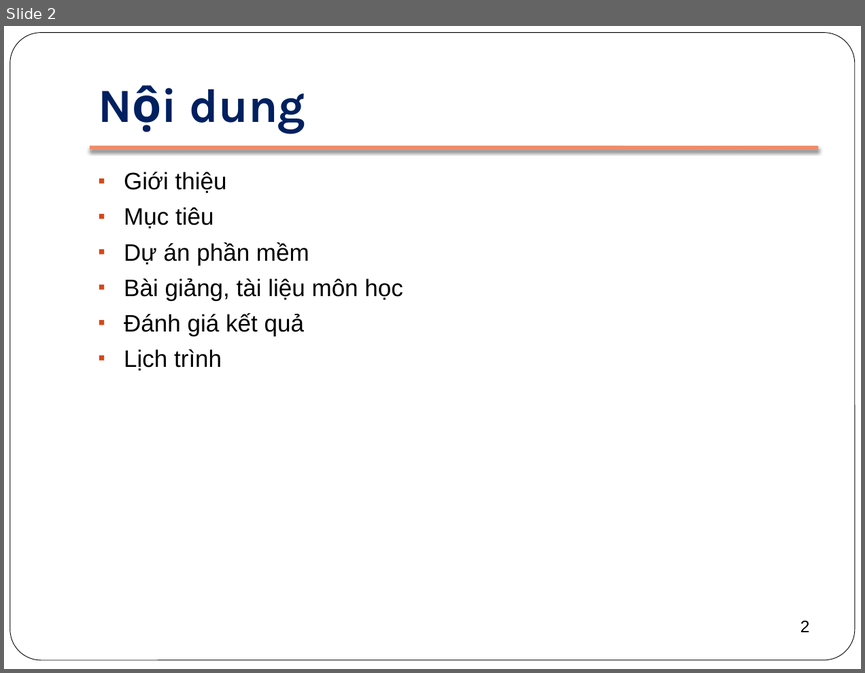
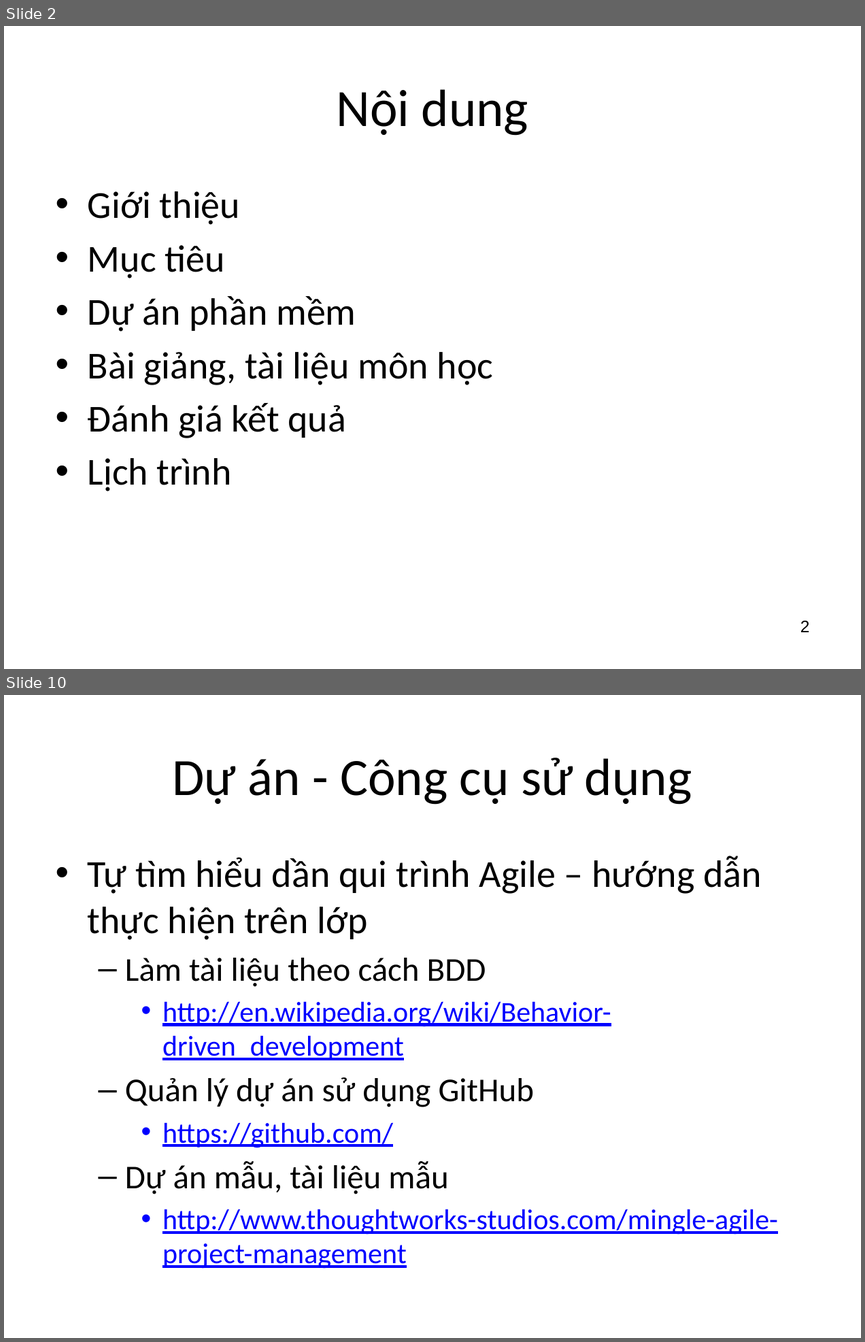
Before and after one commit to BachPhiLong/SE2013, a slide deck: 00-Course Info.pptx. Shown one above the other, each under a label of ours: slide 2 before the commit, slides 2 and 10 after it; the slides between them are not shown. The pictures are 865x673 and 865x1342 pixels, drawn with LibreOffice and Linux fonts; fonts in the diff are those of the drawing. Boxes give left, top, right and bottom in pixels: in the first picture for what was removed or moved away, otherwise in the second. Text is boxed around its words. In the diff, an @@ line names an element or a change of style, - is before the commit and + after.

```diff
--- a/00-Course Info.pptx
+++ b/00-Course Info.pptx
@@ slide 10 added at bbox=[4, 695, 861, 1338], background #FFFFFF @@
@@ title added at bbox=[172, 758, 691, 804], 44 pt, text #000000 @@
+Dự án - Công cụ sử dụng
@@ text added at bbox=[88, 855, 778, 1268], 24 pt, text #0000FF, underline @@
+• Tự tìm hiểu dần qui trình Agile – hướng dẫn thực hiện trên lớp
+  – Làm tài liệu theo cách BDD
+    • http://en.wikipedia.org/wiki/Behavior-driven_development
+  – Quản lý dự án sử dụng GitHub
+    • https://github.com/
+  – Dự án mẫu, tài liệu mẫu
+    • http://www.thoughtworks-studios.com/mingle-agile-project-management
@@ slide 2 changed as well @@
@@ rounded rectangle removed at bbox=[10, 33, 855, 660] @@
@@ title "Nội dung": place and size @@
-title "Nội dung" at bbox=[189, 89, 305, 133]
+title "Nội dung" at bbox=[336, 89, 528, 135]
@@ title "Nội dung" at bbox=[336, 89, 528, 135]: size 40 to 44 pt, font Karla to Calibri, text colour #002060 to #000000, bold off; alignment left to centre; vertical alignment bottom to middle @@
@@ line removed from (90, 148) to (818, 148) @@
@@ text "Giới thiệu": place and size @@
-text "Giới thiệu" at bbox=[124, 172, 402, 371]
+text "Giới thiệu" at bbox=[88, 191, 494, 491]
@@ text "Giới thiệu" at bbox=[88, 191, 494, 491]: size 20 to 32 pt, font Arial to Calibri; bullet ▪ to • @@
```
Also in this commit, not shown: 8 other slides changed, 5 other slides added, 3 slides removed.
